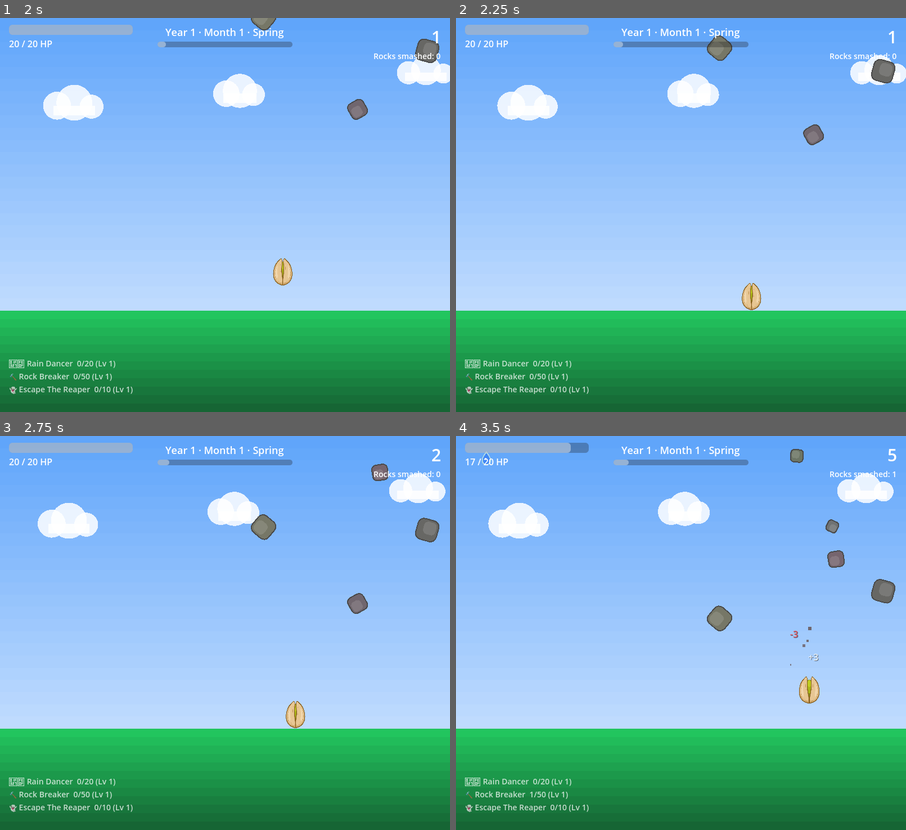
Above: before the commit, frames 1-4 (two rows, left to right).
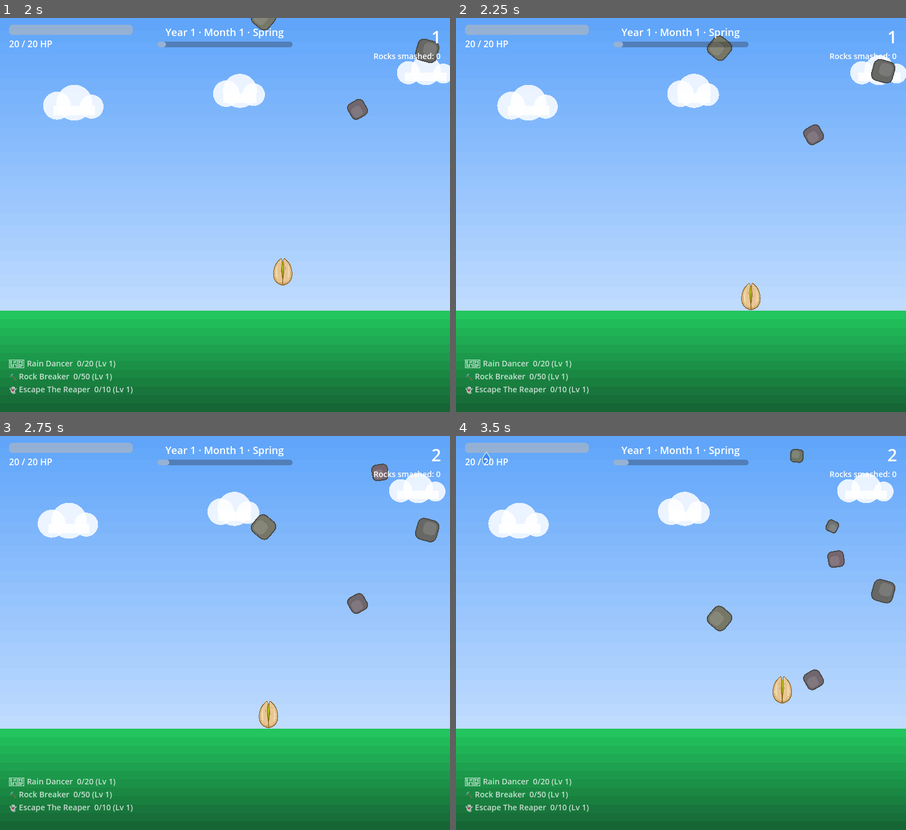
Above: after the commit, the same moments.

Repository: marvinrunge/pistachio-rocks
Game: Godot game, scene res://scenes/main.tscn
Same seed, same stepped clock (60 frames per second), same inputs: the game is played once before the commit and once after it.
Inputs (mouse positions are in pixels of both pictures, inside the frame that each line leads up to):
- Up to frame 1 (2 s): click "Play" at 0.5 s; move the mouse to (324, 195) at 1.27 s; hold D (move_right) from 1.28 s (still down); hold W (jump) from 1.28 s (still down); click (324, 195) at 1.42 s
- Up to frame 2 (2.25 s): release D (move_right) at 2 s; release W (jump) at 2 s; drag from (591, 234) to (658, 293) at 2.02 s
- Up to frame 3 (2.75 s): no input
- Up to frame 4 (3.5 s): move the mouse to (726, 546) at 2.77 s; hold D (move_right) from 2.78 s (still down); hold W (jump) from 2.78 s (still down); click (726, 546) at 2.92 s

Frame 1 is identical in both runs. In frame 2, less than 0.1% of the frame differs, in the area x 63-68%, y 67-75%; in frame 3, 0.5%; in frame 4, 0.8%, in the area x 2-98%, y 1-92%.

Commit message:
Add touch controls and document the Godot build
Co-authored-by: marvinrunge <28093095+marvinrunge@users.noreply.github.com>

Diff:
--- a/godot/scenes/ui/hud.tscn
+++ b/godot/scenes/ui/hud.tscn
@@ -36,6 +36,7 @@
 custom_minimum_size = Vector2(220, 18)
 layout_mode = 2
 size_flags_horizontal = 0
+mouse_filter = 2
 max_value = 20.0
 value = 20.0
 show_percentage = false
@@ -67,6 +68,7 @@
 unique_name_in_owner = true
 custom_minimum_size = Vector2(0, 10)
 layout_mode = 2
+mouse_filter = 2
 show_percentage = false
 
 [node name="EventLabel" type="Label" parent="Root/Top/Center"]
--- a/godot/scripts/consts.gd
+++ b/godot/scripts/consts.gd
@@ -26,6 +26,10 @@
 const WIND_FORCE := 400.0
 const NAKED_PLAYER_WIDTH := PLAYER_WIDTH * 0.55
 const NAKED_PLAYER_HEIGHT := PLAYER_HEIGHT * 0.85
+
+# --- Touch input ---
+## Vertical drag distance (in pixels) that counts as a jump swipe.
+const JUMP_SWIPE_THRESHOLD := 50.0
 
 # --- Falling elements ---
 const ELEMENT_SPAWN_INTERVAL := 0.45
--- a/godot/scripts/game.gd
+++ b/godot/scripts/game.gd
@@ -62,6 +62,8 @@
 var _shake_strength := 0.0
 var _flash := 0.0
 var _jump_buffer := false
+var _touch_sides: Dictionary = {}
+var _touch_origins: Dictionary = {}
 
 
 func _ready() -> void:
@@ -90,8 +92,40 @@
 
 
 func _unhandled_input(event: InputEvent) -> void:
-	if running and event.is_action_pressed("jump"):
+	if not running:
+		return
+	if event.is_action_pressed("jump"):
 		_jump_buffer = true
+	elif event is InputEventScreenTouch:
+		_handle_touch(event)
+	elif event is InputEventScreenDrag:
+		_handle_drag(event)
+
+
+## Touch controls mirror the web build: hold a screen half to walk that way and
+## swipe up to jump.
+func _handle_touch(event: InputEventScreenTouch) -> void:
+	if event.pressed:
+		_touch_sides[event.index] = -1 if event.position.x < _game_width * 0.5 else 1
+		_touch_origins[event.index] = event.position.y
+	else:
+		_touch_sides.erase(event.index)
+		_touch_origins.erase(event.index)
+
+
+func _handle_drag(event: InputEventScreenDrag) -> void:
+	if not _touch_origins.has(event.index):
+		return
+	if _touch_origins[event.index] - event.position.y > Consts.JUMP_SWIPE_THRESHOLD:
+		_jump_buffer = true
+		_touch_origins.erase(event.index)
+
+
+func _touch_direction() -> int:
+	var direction := 0
+	for side in _touch_sides.values():
+		direction += side
+	return signi(direction)
 
 
 func agility_stacks() -> int:
@@ -138,6 +172,8 @@
 	_shake_strength = 0.0
 	_flash = 0.0
 	_jump_buffer = false
+	_touch_sides.clear()
+	_touch_origins.clear()
 	position = Vector2.ZERO
 
 	_refresh_width()
@@ -186,6 +222,8 @@
 	background.season = season
 	_start_event_if_due()
 	_jump_buffer = false
+	_touch_sides.clear()
+	_touch_origins.clear()
 	running = true
 	hud_changed.emit()
 
@@ -238,10 +276,11 @@
 	if current_event == "storm":
 		wind = Consts.WIND_FORCE * wind_direction
 
+	var touch_direction := _touch_direction()
 	var effects: Array = player.update_physics(
 		delta,
-		Input.is_action_pressed("move_left"),
-		Input.is_action_pressed("move_right"),
+		Input.is_action_pressed("move_left") or touch_direction < 0,
+		Input.is_action_pressed("move_right") or touch_direction > 0,
 		_jump_buffer or Input.is_action_pressed("jump"),
 		max_speed,
 		_slow_timer > 0.0,
Not shown, changed: README.md
Not shown, added: godot/README.md
